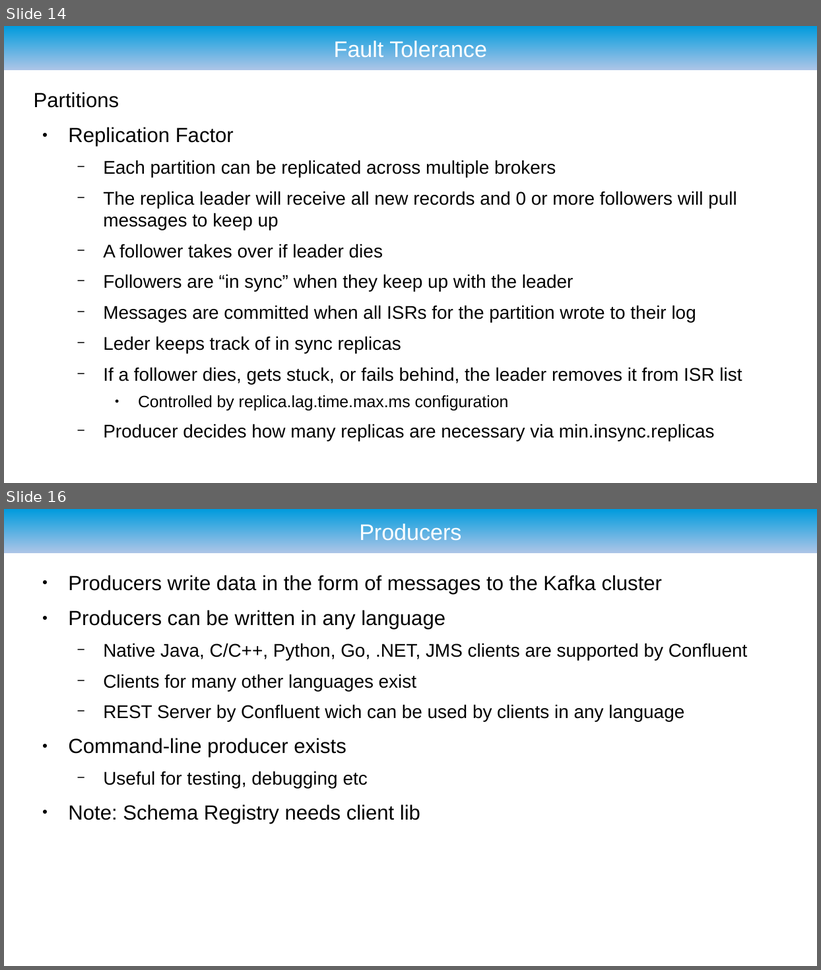
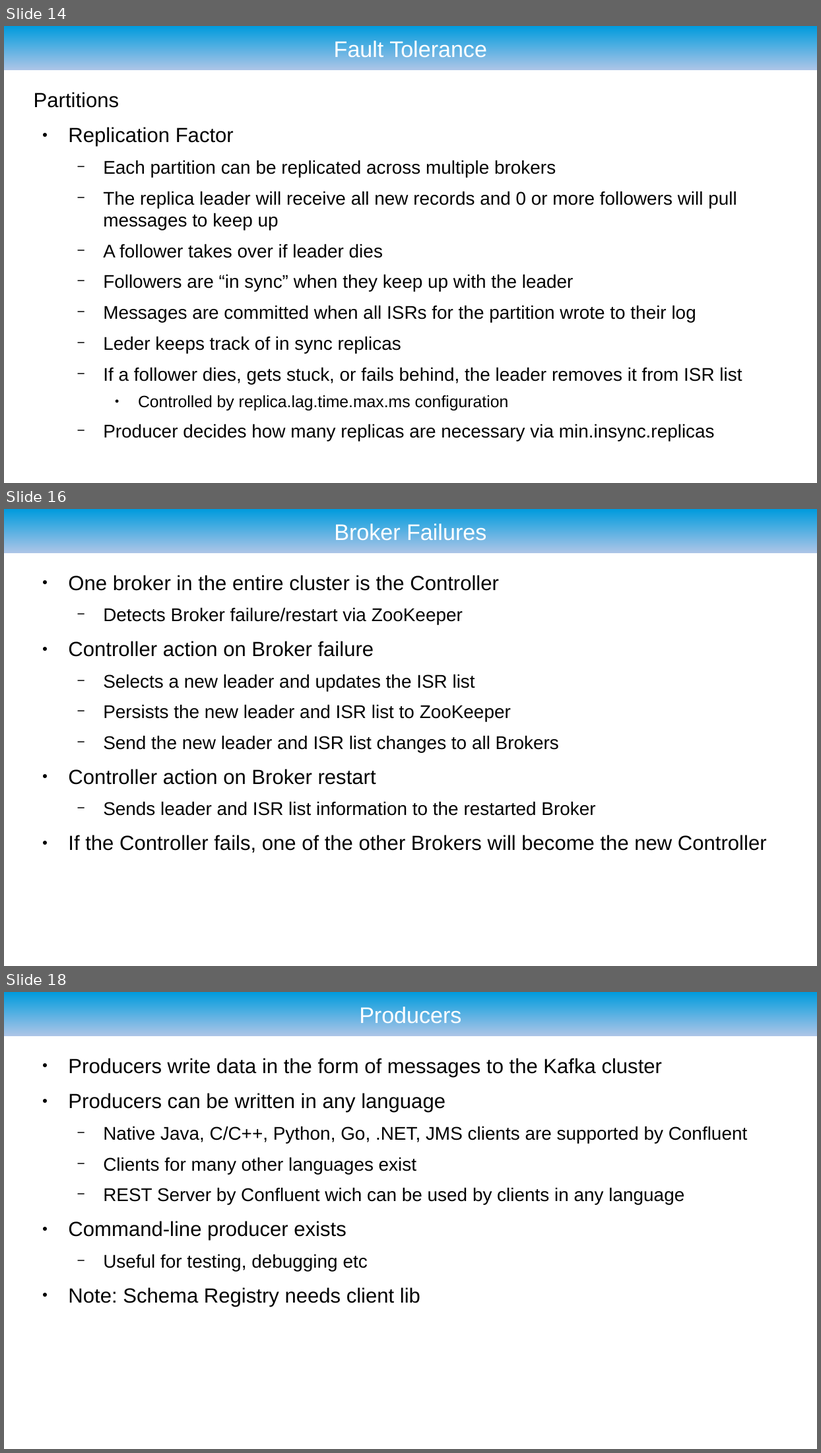
Before and after one commit to ryzlab/kafka-kompetensdag, a slide deck: doc/presentation.odp. Shown one above the other, each under a label of ours: slides 14 and 16 before the commit, slides 14, 16 and 18 after it; the slides between them are not shown. The pictures are 821x970 and 821x1453 pixels, drawn with LibreOffice and Linux fonts; fonts in the diff are those of the drawing; background and template pictures are left out. Boxes give left, top, right and bottom in pixels: in the first picture for what was removed or moved away, otherwise in the second. Text is boxed around its words. In the diff, an @@ line names an element or a change of style, - is before the commit and + after.

```diff
--- a/doc/presentation.odp
+++ b/doc/presentation.odp
@@ slide 16 added at (4, 509, 817, 966), background #FFFFFF; not listed: 1 template element that a slide beside it also shows @@
@@ title added at (334, 522, 486, 541), 22 pt, text #FFFFFF @@
+Broker Failures
@@ text added at (68, 575, 767, 853), 18 pt, text #000000 @@
+● One broker in the entire cluster is the Controller
+  − Detects Broker failure/restart via ZooKeeper
+● Controller action on Broker failure
+  − Selects a new leader and updates the ISR list
+  − Persists the new leader and ISR list to ZooKeeper
+  − Send the new leader and ISR list changes to all Brokers
+● Controller action on Broker restart
+  − Sends leader and ISR list information to the restarted Broker
+● If the Controller fails, one of the other Brokers will become the new Controller
@@ what was slide 16 is now slide 18 @@
```
Also in this commit, not shown: 1 slide changed, 5 other slides added, 3 slides removed.
